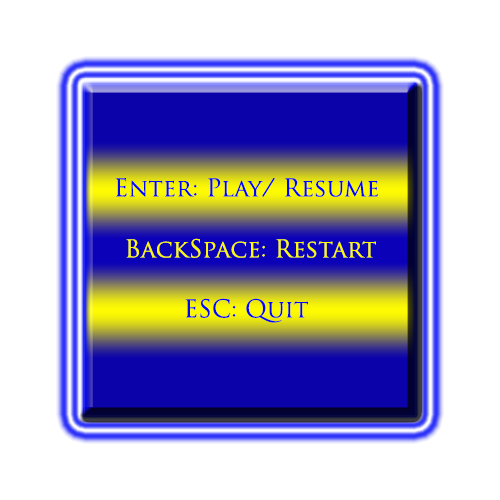
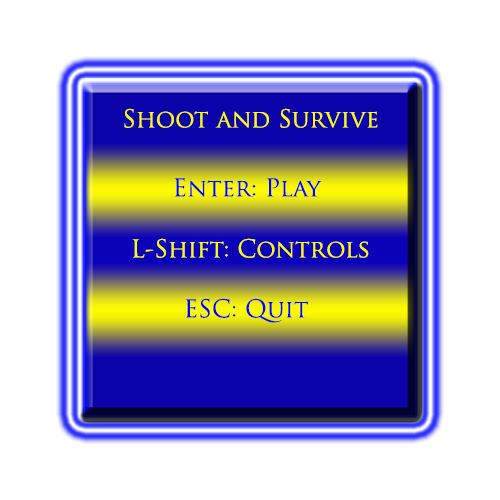
Revision of a layered 500 x 500 image; what changed, layer by layer:
added group "Main Menu" with 6 layers above "Controls" over [115, 108, 378, 258]
added layer "Shoot and Survive" in group "Main Menu" over [124, 108, 378, 128]
added layer "L-Shift: Controls" in group "Main Menu" over [132, 238, 369, 258]
hid "BackSpace: Restart", moved it into group "Main Menu" over [126, 238, 376, 258]
added layer "Enter: Play" in group "Main Menu" over [174, 178, 322, 197]
hid "Enter: Play/ Resume", moved it into group "Main Menu" over [115, 178, 378, 197]
